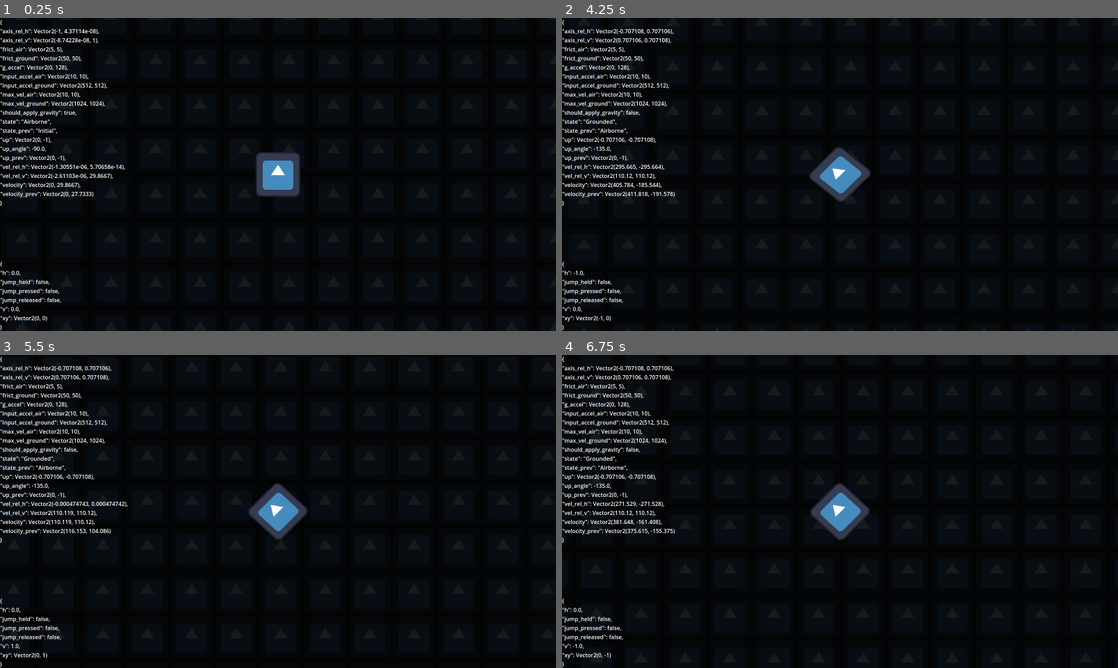
Above: before the commit, frames 1-4 (two rows, left to right).
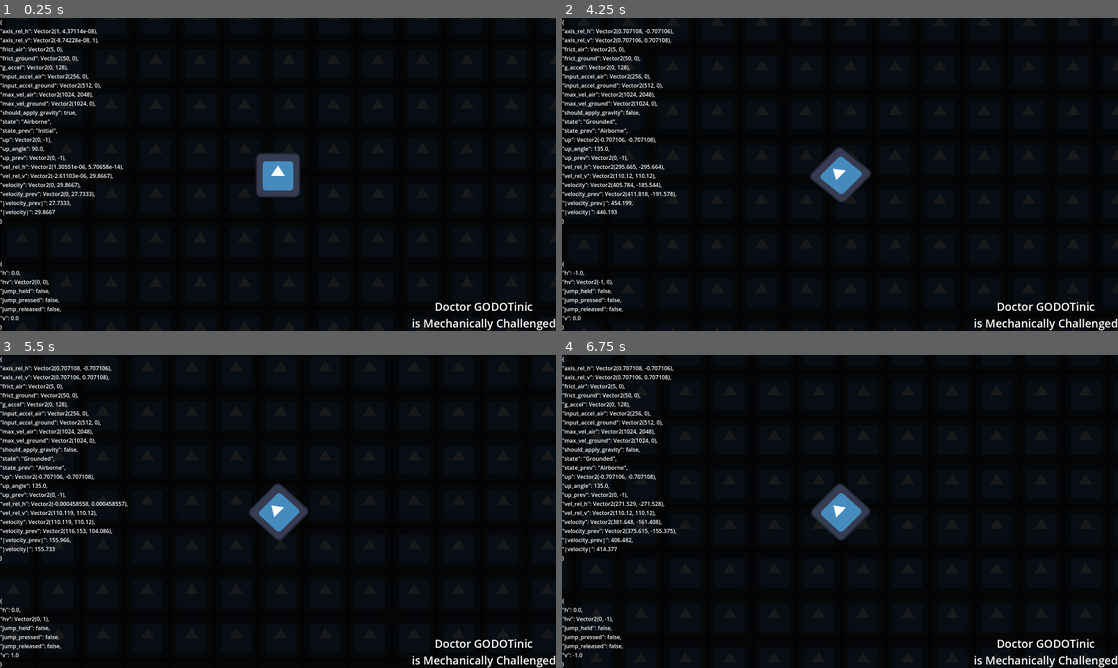
Above: after the commit, the same moments.

Repository: MechanicallyChallengedOrg/SlopesAndLoops
Game: Godot game, scene res://scenes/main.tscn
The game is run twice, just before and just after one commit, with the same random seed, the same clock (stepped at 60 frames per second) and the same inputs. The engine's default icon, where the game draws it, is replaced by a stand-in: a white triangle on a blue panel in a dark square.
Inputs:
- Up to frame 1 (0.25 s): no input
- Up to frame 2 (4.25 s): hold D (right) 0.53-1.28 s; tap Space (jump) at 0.77, 1.52, 3.02, 3.77 s; hold S (down) 1.28-2.03 s; hold D (right) 2.03-2.78 s; hold W (up) 2.78-3.53 s; hold A (left) from 3.53 s (still down)
- Up to frame 3 (5.5 s): tap Space (jump) at 4.52 s; release A (left) at 5.03 s; hold S (down) from 5.03 s (still down)
- Up to frame 4 (6.75 s): tap Enter at 5.75 s; release S (down) at 5.78 s; hold D (right) 5.78-6.53 s; tap Space (jump) at 6.02 s; hold W (up) from 6.53 s (still down)

The runs differ from the first frame. In frame 1, 1.6% of the frame differs, in the area x 0-100%, y 3-100%; in frame 2, 1.5%; in frame 3, 1.5%; in frame 4, 1.5%.

Commit message:
doctor godot-inic

Diff:
--- a/godot4/gdscript/zaft/scenes/background.tscn
+++ b/godot4/gdscript/zaft/scenes/background.tscn
@@ -29,3 +29,23 @@
 texture = ExtResource("1_fjhn8")
 expand_mode = 1
 stretch_mode = 1
+
+[node name="Label" type="Label" parent="."]
+layout_mode = 1
+anchors_preset = 3
+anchor_left = 1.0
+anchor_top = 1.0
+anchor_right = 1.0
+anchor_bottom = 1.0
+offset_left = -208.0
+offset_top = -49.0
+grow_horizontal = 0
+grow_vertical = 0
+theme_override_colors/font_shadow_color = Color(0, 0, 0, 1)
+theme_override_colors/font_outline_color = Color(0, 0, 0, 1)
+theme_override_constants/outline_size = 2
+theme_override_constants/shadow_outline_size = 2
+theme_override_font_sizes/font_size = 32
+text = "Doctor GODOTinic
+is Mechanically Challenged"
+horizontal_alignment = 1
--- a/godot4/gdscript/zaft/scenes/player.tscn
+++ b/godot4/gdscript/zaft/scenes/player.tscn
@@ -28,6 +28,7 @@
 
 [node name="Head" type="Sprite2D" parent="Visual"]
 texture = ExtResource("1_6hrq7")
+offset = Vector2(0, 2)
 
 [node name="Rays" type="Node2D" parent="."]
 
--- a/godot4/gdscript/zaft/scripts/player-character-input-node.gd
+++ b/godot4/gdscript/zaft/scripts/player-character-input-node.gd
@@ -28,7 +28,7 @@
   return var_to_str({
     "h":h,
     "v":v,
-    "xy":hv,
+    "hv":hv,
     "jump_released":jump_released,
     "jump_held":jump_held,
     "jump_pressed":jump_pressed
--- a/godot4/gdscript/zaft/scripts/player-character-movement-node.gd
+++ b/godot4/gdscript/zaft/scripts/player-character-movement-node.gd
@@ -77,7 +77,9 @@
     player.stats.state = player.stats.STATE.Grounded
 
 func bound_velocity(vel:Vector2) -> Vector2:
-  return vel.clamp(-player.stats.max_vel_ground, player.stats.max_vel_ground)
+  if vel.length() > player.stats.max_vel_ground.length():
+    return vel.normalized() * player.stats.max_vel_ground.x
+  return vel
 
 # real world xy acceleration (delta vel) per frame
 func accel_per_frame(delta:float) -> Vector2:
@@ -86,8 +88,8 @@
 # acceleration (delta vel) per frame alongside the player relative horizontal axis
 func h_accel() -> Vector2:
   var result := Vector2.ZERO
-  if is_zero_approx(player.input.h) and not is_zero_approx(player.velocity.x):
-    # result = Vector2(player.stats.frict_ground.x * sign(player.velocity.x) * -1.0, 0.0)
+  if is_zero_approx(player.input.h) and not is_zero_approx(player.velocity.length()):
+    # result = Vector2(player.stats.frict_ground.x * sign(player.velocity) * -1.0)
     pass
   else:
     result = Vector2(player.input.h * player.stats.input_accel_ground.x, 0.0)
--- a/godot4/gdscript/zaft/scripts/player-character-stats-resource.gd
+++ b/godot4/gdscript/zaft/scripts/player-character-stats-resource.gd
@@ -10,7 +10,7 @@
   return state == STATE.Airborne
 
 func axis_rel_h() -> Vector2:
-  return up.rotated(-PI/2.0)
+  return up.rotated(PI/2.0)
 
 func axis_rel_v() -> Vector2:
   return up.rotated(PI)
@@ -22,7 +22,7 @@
   return velocity.project(axis_rel_v())
 
 func up_angle() -> float:
-  return rad_to_deg(Vector2.RIGHT.angle_to(up))
+  return rad_to_deg(up.angle_to(Vector2.RIGHT))
 
 var state := STATE.Initial :
   set(v):
@@ -48,22 +48,24 @@
 var g_accel := Vector2(0.0, 128.0)
 
 # relative to player
-var max_vel_air := Vector2(10.0, 10.0)
-var max_vel_ground := 8.0 * Vector2(128.0, 128.0)
-var input_accel_ground := 4.0 * Vector2(128.0, 128.0)
-var input_accel_air := Vector2(10.0, 10.0)
-var frict_ground := Vector2(50.0, 50.0)
-var frict_air := Vector2(5.0, 5.0)
+var max_vel_air := 8.0 * Vector2(128.0, 256.0)
+var max_vel_ground := 8.0 * Vector2(128.0, 0.0)
+var input_accel_ground := 4.0 * Vector2(128.0, 0.0)
+var input_accel_air := 2.0 * Vector2(128.0, 0.0)
+var frict_ground := Vector2(50.0, 0.0)
+var frict_air := Vector2(5.0, 0.0)
 
 func _to_string() -> String:
   return var_to_str({
     "velocity":velocity,
+    "|velocity|":velocity.length(),
     "vel_rel_h":vel_rel_h(),
     "vel_rel_v":vel_rel_v(),
     "axis_rel_h":axis_rel_h(),
     "axis_rel_v":axis_rel_v(),
     "should_apply_gravity":should_apply_gravity(),
     "velocity_prev":velocity_prev,
+    "|velocity_prev|":velocity_prev.length(),
     "up":up,
     "up_prev":up_prev,
     "up_angle":up_angle(),
